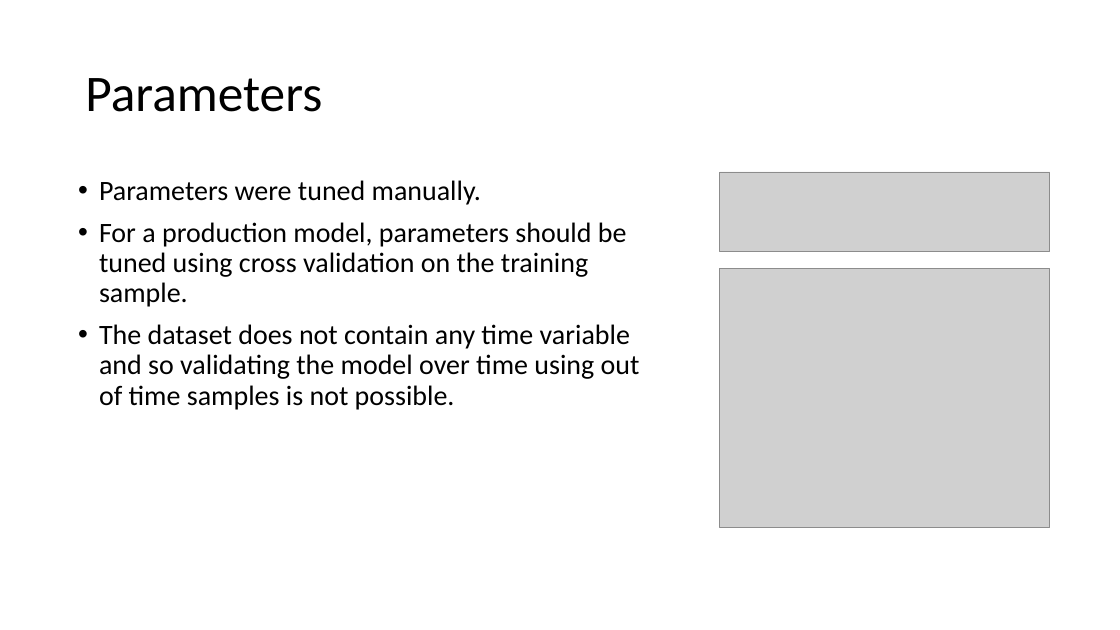
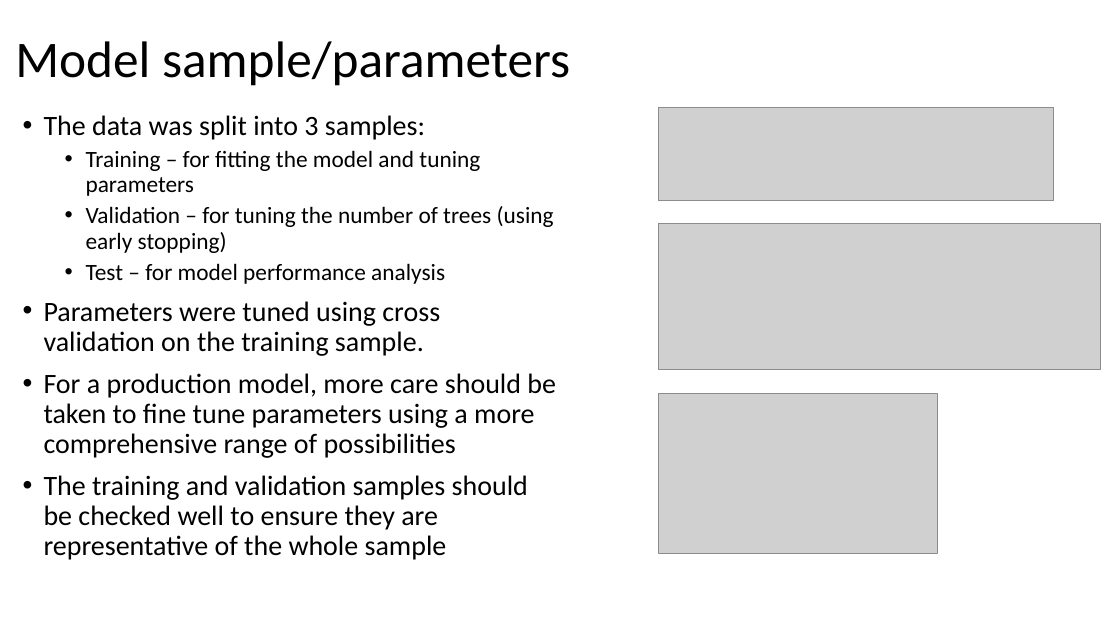
Before and after one commit to matthewjones-perth/givemesomecredit, a slide deck: slide 32 of Paidy Dataset Exercise.pptm (slide 31 before the commit). Drawn at 1120x630 pixels with LibreOffice and Linux fonts; fonts in the diff are those of the drawing; grey boxes stand for pictures. Boxes give left, top, right and bottom in pixels: in the first picture for what was removed or moved away, otherwise in the second. Text is boxed around its words. In the diff, an @@ line names an element or a change of style, - is before the commit and + after.

```diff
--- a/Paidy Dataset Exercise.pptm
+++ b/Paidy Dataset Exercise.pptm
@@ title at (x1=15, y1=41, x2=570, y2=86): text changed @@
-Parameters
+Model sample/parameters
@@ text at (x1=44, y1=115, x2=556, y2=560): text changed @@
-• Parameters were tuned manually.
-• For a production model, parameters should be tuned using cross validation on the training sample.
-• The dataset does not contain any time variable and so validating the model over time using out of time samples is not possible.
+• The data was split into 3 samples:
+  • Training – for fitting the model and tuning parameters
+  • Validation – for tuning the number of trees (using early stopping)
+  • Test – for model performance analysis
+• Parameters were tuned using cross validation on the training sample.
+• For a production model, more care should be taken to fine tune parameters using a more comprehensive range of possibilities
+• The training and validation samples should be checked well to ensure they are representative of the whole sample
@@ picture added at (x1=659, y1=108, x2=1054, y2=201) @@
@@ picture removed at (x1=720, y1=172, x2=1050, y2=252) @@
@@ picture added at (x1=659, y1=223, x2=1101, y2=370) @@
@@ picture removed at (x1=720, y1=268, x2=1050, y2=528) @@
@@ picture added at (x1=659, y1=393, x2=938, y2=554) @@
```
Also in this commit, not shown: 16 other slides changed, 2 slides added, 1 slide removed, 2 other files.
